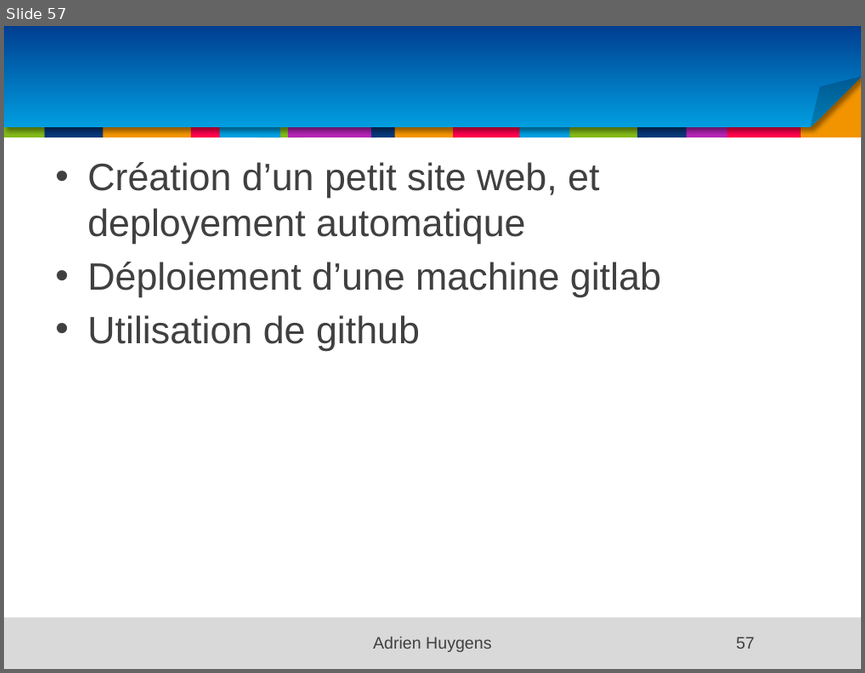
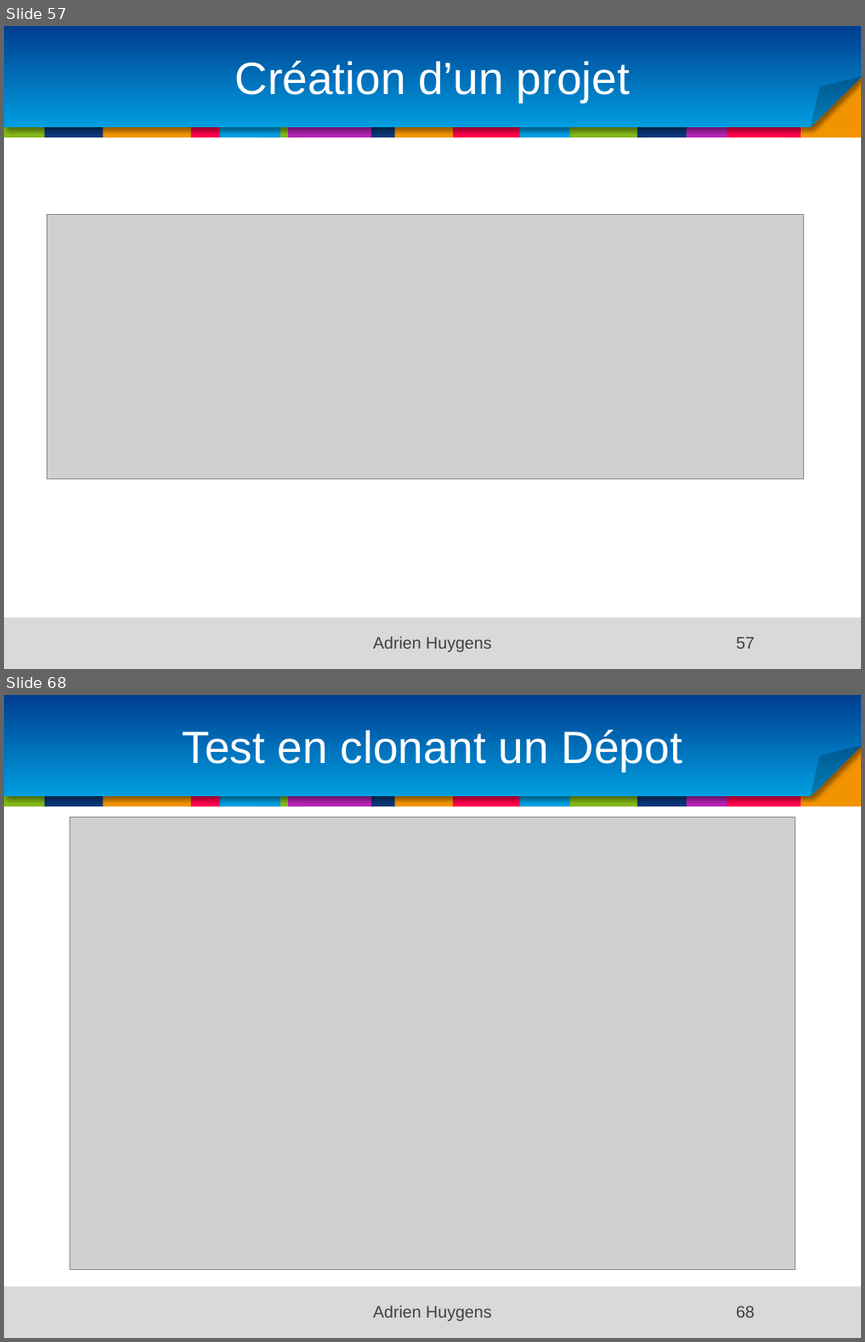
Before and after one commit to samouraii/CoursEntrepriseNumerique, a slide deck: Chapitre1.pptx. Shown one above the other, each under a label of ours: slide 57 before the commit, slides 57 and 68 after it; the slides between them are not shown. The pictures are 865x673 and 865x1342 pixels, drawn with LibreOffice and Linux fonts; fonts in the diff are those of the drawing; grey boxes stand for pictures; background and template pictures are left out. Boxes give left, top, right and bottom in pixels: in the first picture for what was removed or moved away, otherwise in the second. Text is boxed around its words. In the diff, an @@ line names an element or a change of style, - is before the commit and + after.

```diff
--- a/Chapitre1.pptx
+++ b/Chapitre1.pptx
@@ slide 68 added at bbox=[4, 695, 861, 1338], background #FFFFFF; not listed: 18 template elements that a slide beside it also shows @@
@@ title added at bbox=[182, 729, 682, 771], 38 pt, text #FFFFFF @@
+Test en clonant un Dépot
@@ picture added at bbox=[70, 817, 795, 1269] @@
@@ text added at bbox=[373, 1305, 491, 1321], 14 pt, text #404040 @@
+Adrien Huygens
@@ page number added at bbox=[736, 1305, 755, 1317], 14 pt, text #404040 @@
+68
@@ slide 57 changed as well @@
@@ title added at bbox=[235, 60, 630, 102], 38 pt, text #FFFFFF @@
+Création d’un projet
@@ text removed at bbox=[87, 162, 661, 351] @@
-• Création d’un petit site web, et deployement automatique
-• Déploiement d’une machine gitlab
-• Utilisation de github
@@ picture added at bbox=[46, 215, 803, 479] @@
```
Also in this commit, not shown: 3 other slides changed, 28 other slides added.
